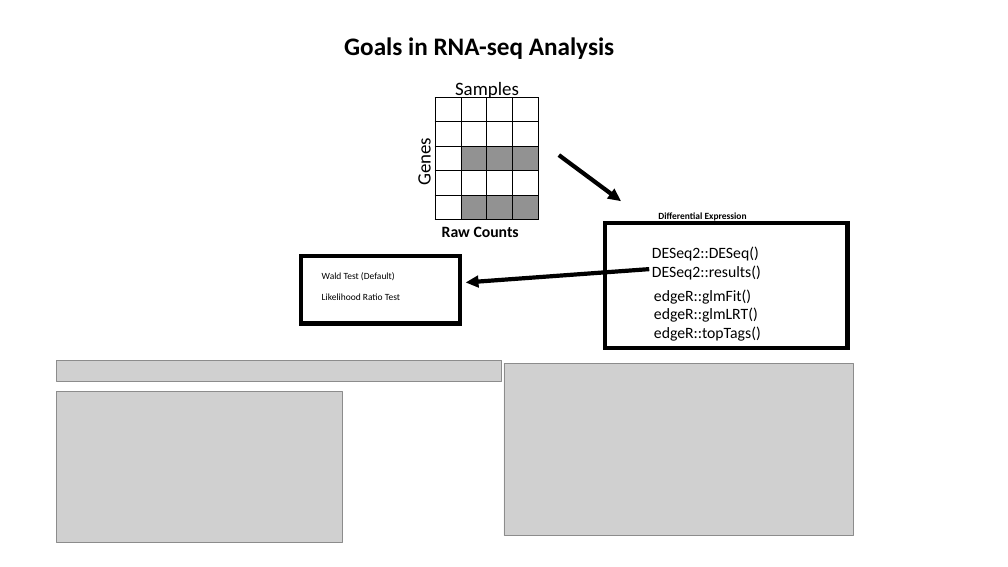
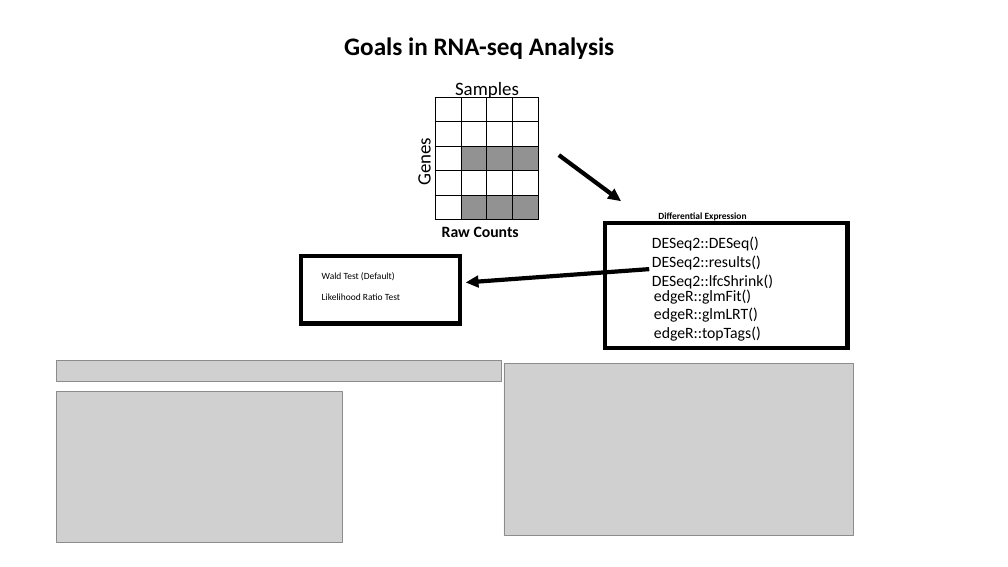
Before and after one commit to jraab/GNET749_RNAseq, a slide deck: slide 29 of lectures/2026_GNET749_Lecture4_RNAseq.pptx. Drawn at 1008x567 pixels with LibreOffice and Linux fonts; fonts in the diff are those of the drawing; grey boxes stand for pictures. Boxes give left, top, right and bottom in pixels: in the first picture for what was removed or moved away, otherwise in the second. Text is boxed around its words. In the diff, an @@ line names an element or a change of style, - is before the commit and + after.

```diff
--- a/lectures/2026_GNET749_Lecture4_RNAseq.pptx
+++ b/lectures/2026_GNET749_Lecture4_RNAseq.pptx
@@ text "DESeq2::DESeq()": place and size @@
-text "DESeq2::DESeq()" at box(652, 246, 761, 280)
+text "DESeq2::DESeq()" at box(652, 236, 773, 290)
@@ text at box(652, 274, 773, 290): paragraph added @@
+DESeq2::lfcShrink()
```
Also in this commit, not shown: 4 other slides changed.
